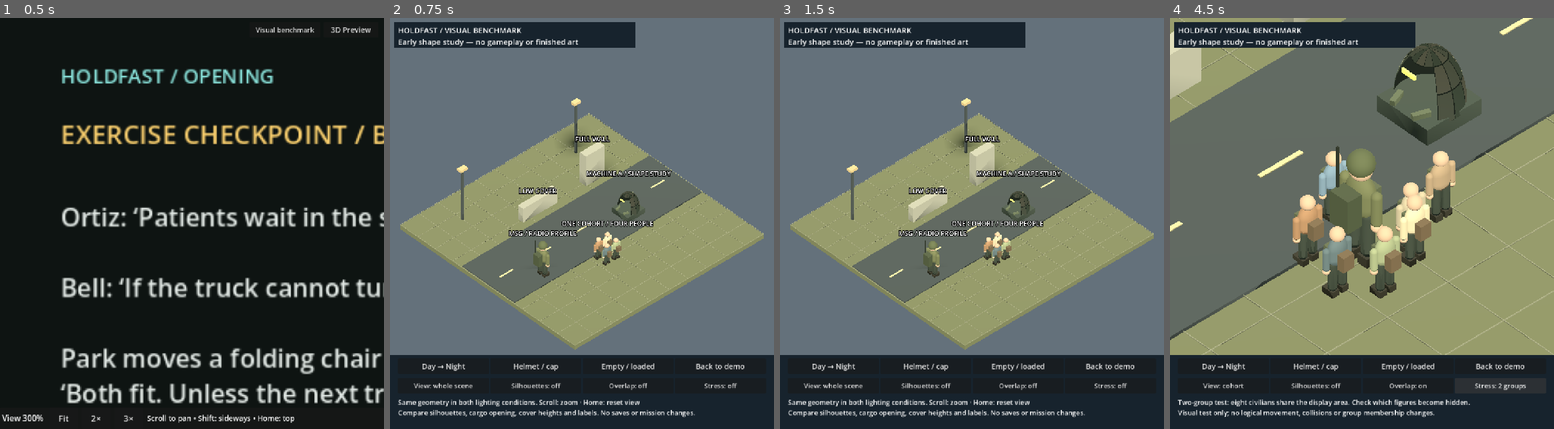
Above: before the commit, frames 1-4 (left to right).
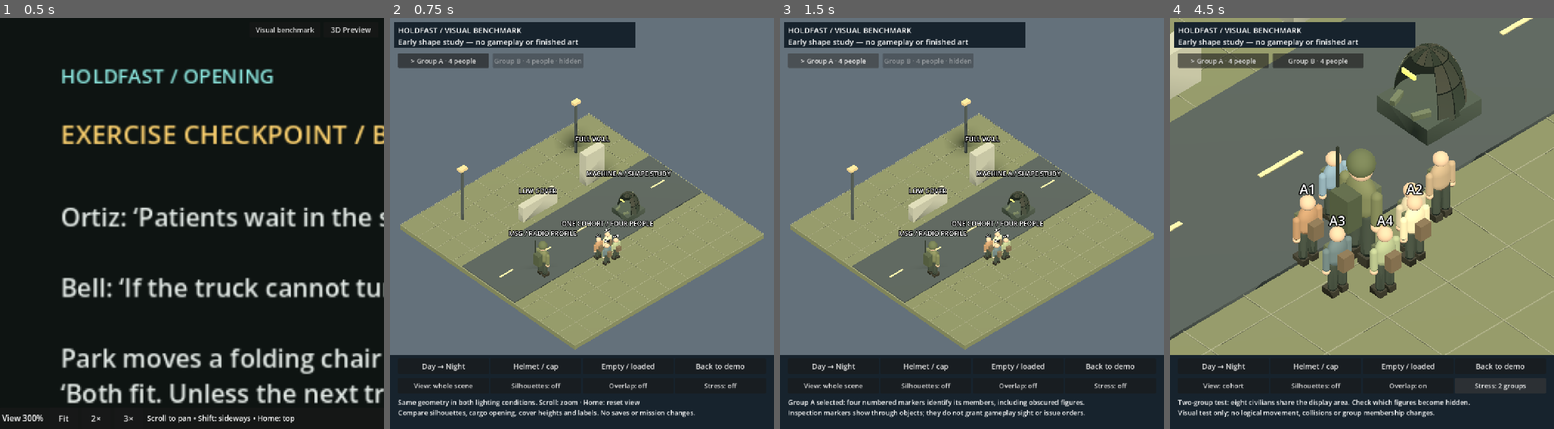
Above: after the commit, the same moments.

Repository: sgoold-shannon/HOLDFAST
Game: Godot game, scene res://farm_final.tscn
The game is run twice, just before and just after one commit, with the same random seed, the same clock (stepped at 60 frames per second) and the same inputs.
Inputs (mouse positions are in pixels of both pictures, inside the frame that each line leads up to):
- Up to frame 1 (0.5 s): no input
- Up to frame 2 (0.75 s): click "Visual benchmark" at 0.5 s
- Up to frame 3 (1.5 s): click (833, 59) at 1.25 s, where only the run after the commit has a clickable "> Group A · 4 people"
- Up to frame 4 (4.5 s): click "Overlap: off" at 2 s; click "Overlap: on" at 2.75 s; click "Stress: off" at 3.5 s; click "Stress: wall" at 4.25 s

Frame 1 is identical in both runs. In frame 2, 1.6% of the frame differs, in the area x 2-60%, y 8-55%; in frame 3, 2.9%, in the area x 2-80%, y 8-98%; in frame 4, 2.1%.

Commit message:
Add persistent benchmark cohort selection and member markers

Diff:
--- a/holdfast/presentation3d/visual_benchmark.gd
+++ b/holdfast/presentation3d/visual_benchmark.gd
@@ -3,6 +3,9 @@
 var soldier: Node3D
 var machine: Node3D
 var civilians: Array[Node3D] = []
+var selected_group := 0
+var group_buttons: Array[Button] = []
+var group_markers: Array[Label3D] = []
 var stress_mode := 0
 var stress_wall: MeshInstance3D
 var extra_civilians: Array[Node3D] = []
@@ -178,7 +181,18 @@
 		var extra := person(Vector3.ZERO,["70889b","9b8870","788d79","a69e88"][i],0.65)
 		extra.hide()
 		extra_civilians.append(extra)
+	for group in [civilians,extra_civilians]:
+		for i in range(group.size()):
+			var marker := Label3D.new()
+			marker.font_size = 32
+			marker.pixel_size = 0.005
+			marker.billboard = BaseMaterial3D.BILLBOARD_ENABLED
+			marker.no_depth_test = true
+			marker.outline_size = 10
+			add_child(marker)
+			group_markers.append(marker)
 	build_hud()
+	refresh_group_markers()
 	apply_light()
 func build_machine(at: Vector3) -> void:
 	machine = Node3D.new()
@@ -218,6 +232,17 @@
 	title.text = "HOLDFAST / VISUAL BENCHMARK\nEarly shape study — no gameplay or finished art"
 	title.add_theme_font_size_override("font_size",23)
 	layer.add_child(title)
+	var group_row := HBoxContainer.new()
+	group_row.position = Vector2(24,105)
+	group_row.add_theme_constant_override("separation",12)
+	layer.add_child(group_row)
+	for i in range(2):
+		var button := Button.new()
+		button.custom_minimum_size = Vector2(270,44)
+		button.add_theme_font_size_override("font_size",20)
+		button.pressed.connect(select_group.bind(i))
+		group_row.add_child(button)
+		group_buttons.append(button)
 	var controls_bg := ColorRect.new()
 	controls_bg.color = Color("17232d")
 	controls_bg.set_anchors_and_offsets_preset(Control.PRESET_BOTTOM_WIDE)
@@ -333,6 +358,7 @@
 	for l in inspection_labels: l.visible = not silhouettes and focus_index==0 and not overlap
 func toggle_overlap() -> void:
 	stress_mode = 0
+	selected_group = 0
 	if is_instance_valid(stress_wall): stress_wall.hide()
 	for extra in extra_civilians: extra.hide()
 	if is_instance_valid(stress_button): stress_button.text = "Stress: off"
@@ -345,6 +371,7 @@
 		civilians[i].position = soldier.position+right*offsets[i].x+toward*offsets[i].y if overlap else Vector3(-0.7+(i%2)*0.48,0,1.7+(i/2)*0.48)
 	overlap_button.text = "Overlap: on" if overlap else "Overlap: off"
 	apply_focus()
+	refresh_group_markers()
 	status.text = "Shared-space study: figures spread visually around the soldier; no occupancy rules change.\nHome: wide  …(208 unchanged characters)…
 func toggle_silhouettes() -> void:
 	silhouettes = not silhouettes
@@ -376,4 +403,24 @@
 	focus_index = 3
 	apply_focus()
 	camera.size = 5
+	if stress_mode!=2: selected_group = 0
+	refresh_group_markers()
 	status.text = ["Shared-space formation; stress obstacles hidden.","Wall test: check figure bodies and equipment agains …(211 unchanged characters)…
+
+func select_group(index: int) -> void:
+	if index==1 and stress_mode!=2: return
+	selected_group = index
+	refresh_group_markers()
+	status.text = "Group %s selected: four numbered markers identify its members, including obscured figures." % ["A","B"][index]+"\nInspection markers show through objects; they do not grant gameplay sight or issue orders."
+func refresh_group_markers() -> void:
+	for i in range(group_buttons.size()):
+		group_buttons[i].disabled = i==1 and stress_mode!=2
+		group_buttons[i].text = "%sGroup %s · 4 people%s" % ["> " if selected_group==i else "",["A","B"][i]," · hidden" if i==1 and stress_mode!=2 else ""]
+	for index in range(group_markers.size()):
+		var group := index/4
+		var member := index%4
+		var actor: Node3D = civilians[member] if group==0 else extra_civilians[member]
+		var marker := group_markers[index]
+		marker.visible = group==selected_group and actor.visible
+		marker.position = actor.position+Vector3(0,1.13,0)
+		marker.text = "%s%d" % [["A","B"][group],member+1]
--- a/holdfast/tests/test_visual_benchmark.gd
+++ b/holdfast/tests/test_visual_benchmark.gd
@@ -59,11 +59,16 @@
 	scene.cycle_stress()
 	expect(scene.stress_mode==2 and not scene.stress_wall.visible,"Crowd test replaces wall test")
 	for extra in scene.extra_civilians: expect(extra.visible,"Second cohort has four visible figures")
+	scene.select_group(1)
+	expect(scene.selected_group==1 and not scene.group_buttons[1].disabled,"Overlapping cohort selectable by fixed-screen control")
+	for i in range(8):
+		expect(scene.group_markers[i].visible==(i>=4),"Only selected cohort member markers are visible")
 	if OS.get_environment("HOLDFAST_CAPTURE_BENCHMARK")=="1":
 		await process_frame
 		await RenderingServer.frame_post_draw
 		root.get_texture().get_image().save_png("/private/tmp/holdfast-stress-crowd.png")
 	scene.cycle_stress()
+	expect(scene.selected_group==0 and scene.group_buttons[1].disabled,"Removing second group resets selection")
 	expect(scene.stress_mode==0 and not scene.stress_wall.visible,"Stress cycle clears temporary scenery")
 	for extra in scene.extra_civilians: expect(not extra.visible,"Stress cycle hides second group")
 	scene.close()
Not shown, changed: docs/presentation-plan.md
